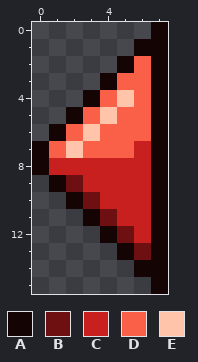
Two versions of one pixel-art file, projects/006_delve/art/ui_arrow.aseprite. Above, as it was before the edit.
8x16 pixels, 1 frame.
Palette (. is transparent): A #140404  B #6e1012  C #c8201e  D #fa6048  E #ffc4aa
Pixels before, first column x 0:
 0 .......A
 1 ......AA
 2 .....ADA
 3 ....ADDA
 4 ...ADEDA
 5 ..ADEDDA
 6 .ADEDDDA
 7 ADEDDDCA
 8 ACCCCCCA
 9 .ABCCCCA
10 ..ABCCCA
11 ...ABCCA
12 ....ABCA
13 .....ABA
14 ......AA
15 .......A
The result:
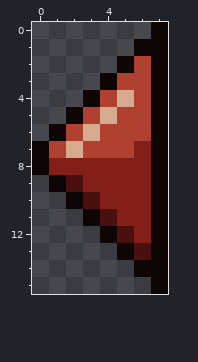
From old to new:
colour A: #140404 -> #0e0605
colour B: #6e1012 -> #4a100e
colour C: #c8201e -> #841e18
colour D: #fa6048 -> #b04030
colour E: #ffc4aa -> #d6aa8c
